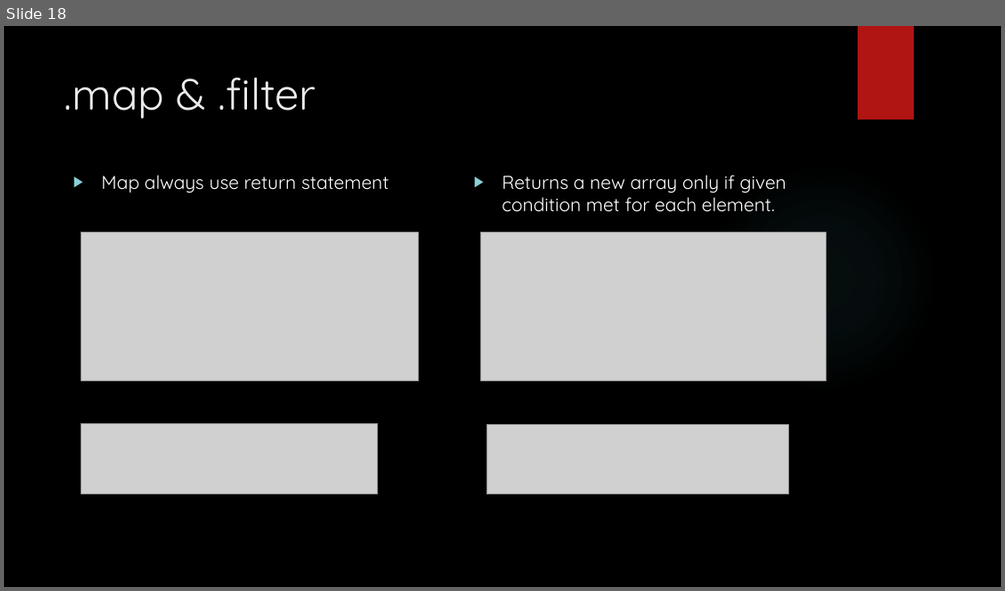
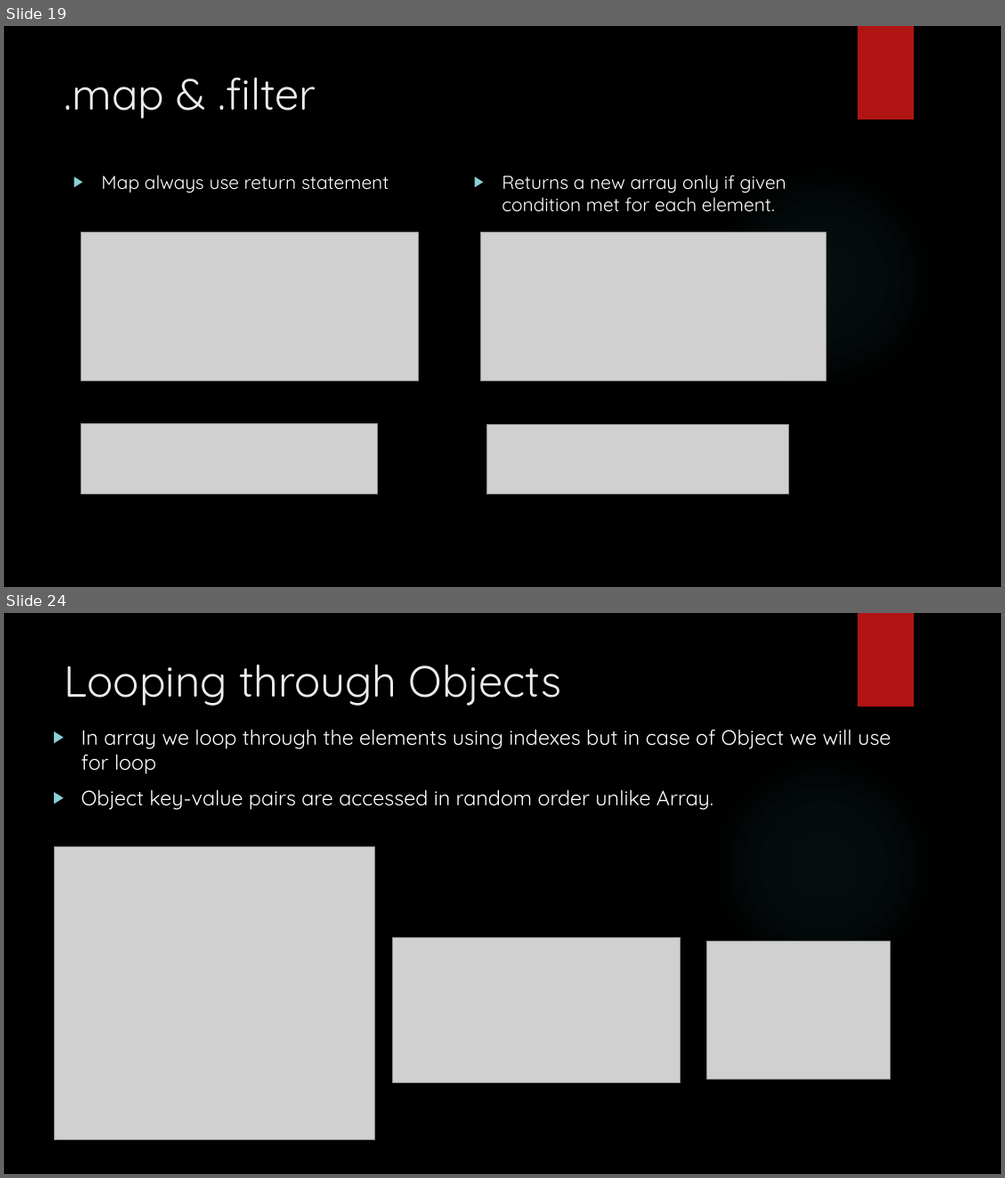
Before and after one commit to git-chinmay/my-JavaScript, a slide deck: JAVASCRPT.pptx. Shown one above the other, each under a label of ours: slide 18 before the commit, slides 19 and 24 after it; the slides between them are not shown. The pictures are 1005x591 and 1005x1178 pixels, drawn with LibreOffice and Linux fonts; fonts in the diff are those of the drawing; grey boxes stand for pictures; background and template pictures are left out. Boxes give left, top, right and bottom in pixels: in the first picture for what was removed or moved away, otherwise in the second. Text is boxed around its words. In the diff, an @@ line names an element or a change of style, - is before the commit and + after.

Commit message:
Object Portion added

```diff
--- a/JAVASCRPT.pptx
+++ b/JAVASCRPT.pptx
@@ slide 24 added at [4,613,1001,1174], background picture (left out); not listed: 2 template elements that a slide beside it also shows @@
@@ title added at [65,664,562,706], 42 pt, text #EBEBEB @@
+Looping through Objects
@@ text added at [81,729,890,810], 20 pt, text #FFFFFF @@
+▶ In array we loop through the elements using indexes but in case of Object we will use for loop
+▶ Object key-value pairs are accessed in random order unlike Array.
@@ picture added at [54,847,374,1140] @@
@@ picture added at [392,937,680,1082] @@
@@ picture added at [707,941,890,1078] @@
@@ what was slide 18 is now slide 19 @@
```
Also in this commit, not shown: 1 slide changed, 5 other slides added.
